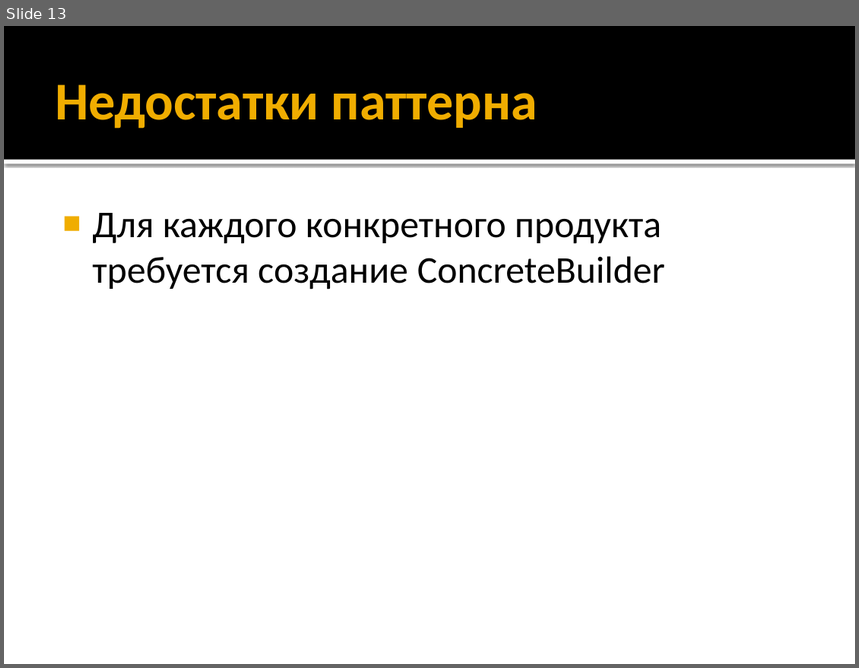
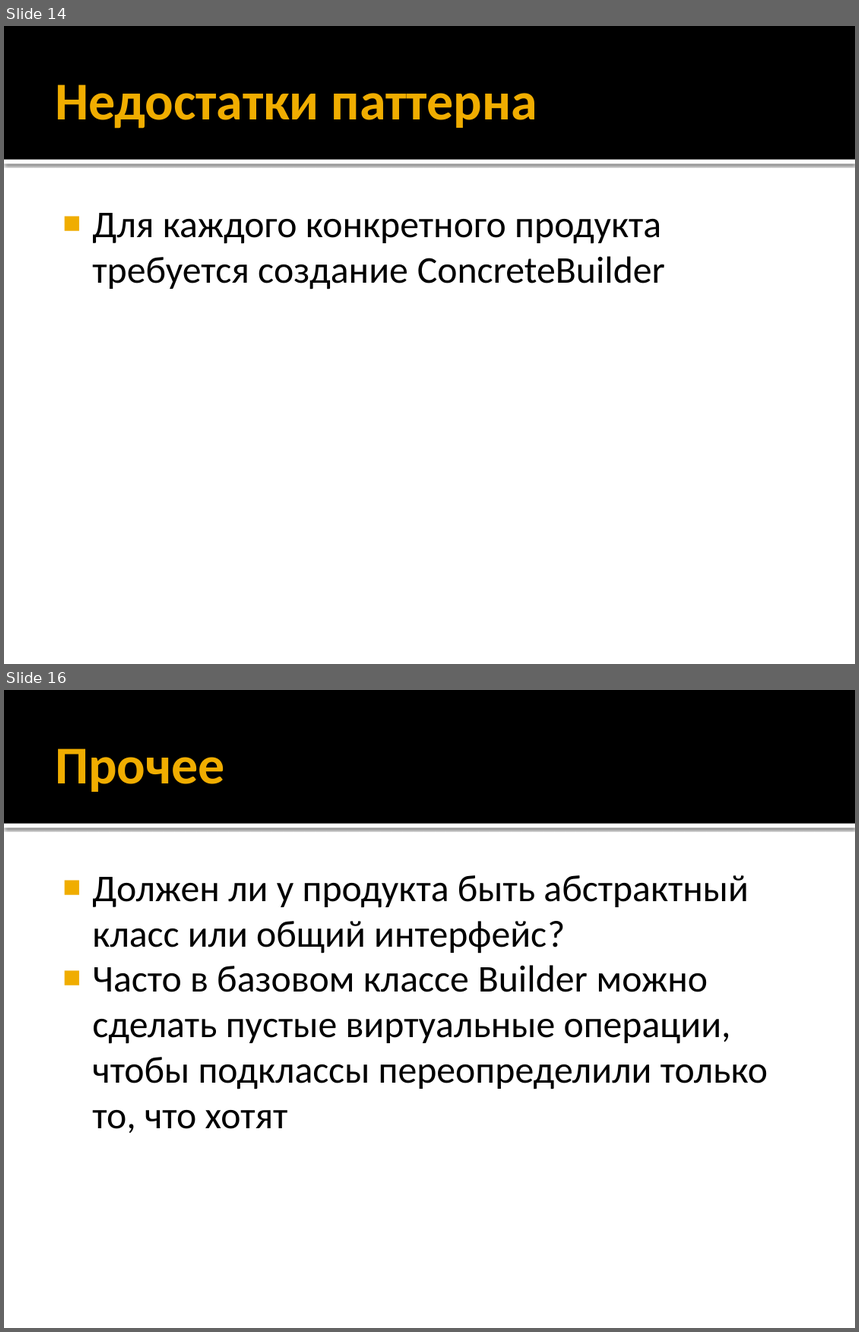
Before and after one commit to alexey-malov/ood, a slide deck: lectures/15.builder/builder.pptx. Shown one above the other, each under a label of ours: slide 13 before the commit, slides 14 and 16 after it; the slides between them are not shown. The pictures are 859x668 and 859x1332 pixels, drawn with LibreOffice and Linux fonts; fonts in the diff are those of the drawing. Boxes give left, top, right and bottom in pixels: in the first picture for what was removed or moved away, otherwise in the second. Text is boxed around its words. In the diff, an @@ line names an element or a change of style, - is before the commit and + after.

```diff
--- a/lectures/15.builder/builder.pptx
+++ b/lectures/15.builder/builder.pptx
@@ slide 16 added at bbox=[4, 690, 855, 1328], background #FFFFFF; not listed: 2 template elements that a slide beside it also shows @@
@@ title added at bbox=[55, 749, 225, 792], 45 pt, text #F0AD00, bold @@
+Прочее
@@ text added at bbox=[92, 875, 768, 1133], 32 pt, text #000000 @@
+■ Должен ли у продукта быть абстрактный класс или общий интерфейс?
+■ Часто в базовом классе Builder можно сделать пустые виртуальные операции, чтобы подклассы переопределили только то, что хотят
@@ what was slide 13 is now slide 14 @@
```
Also in this commit, not shown: 3 slides changed, 2 other slides added, 1 other file.
